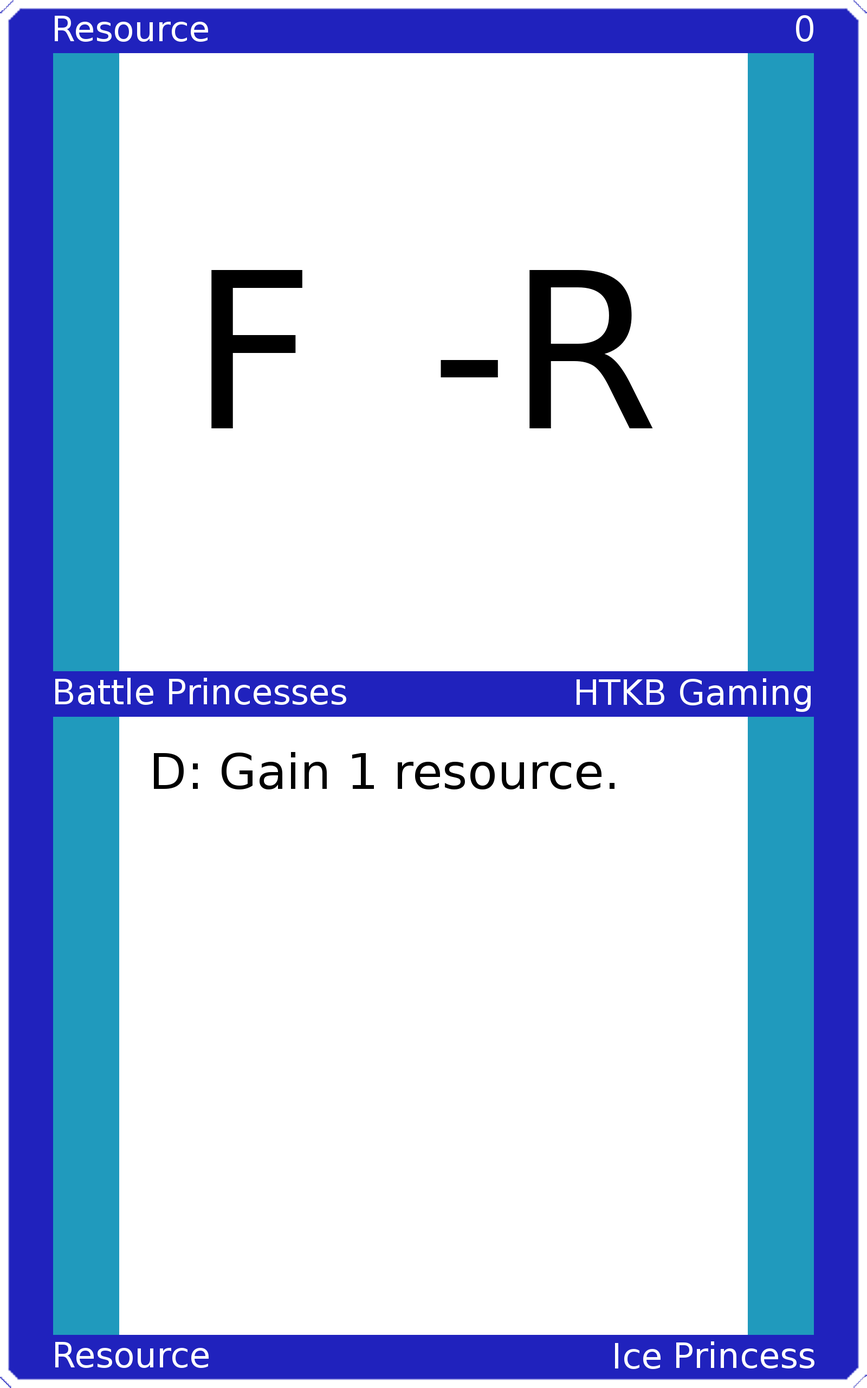
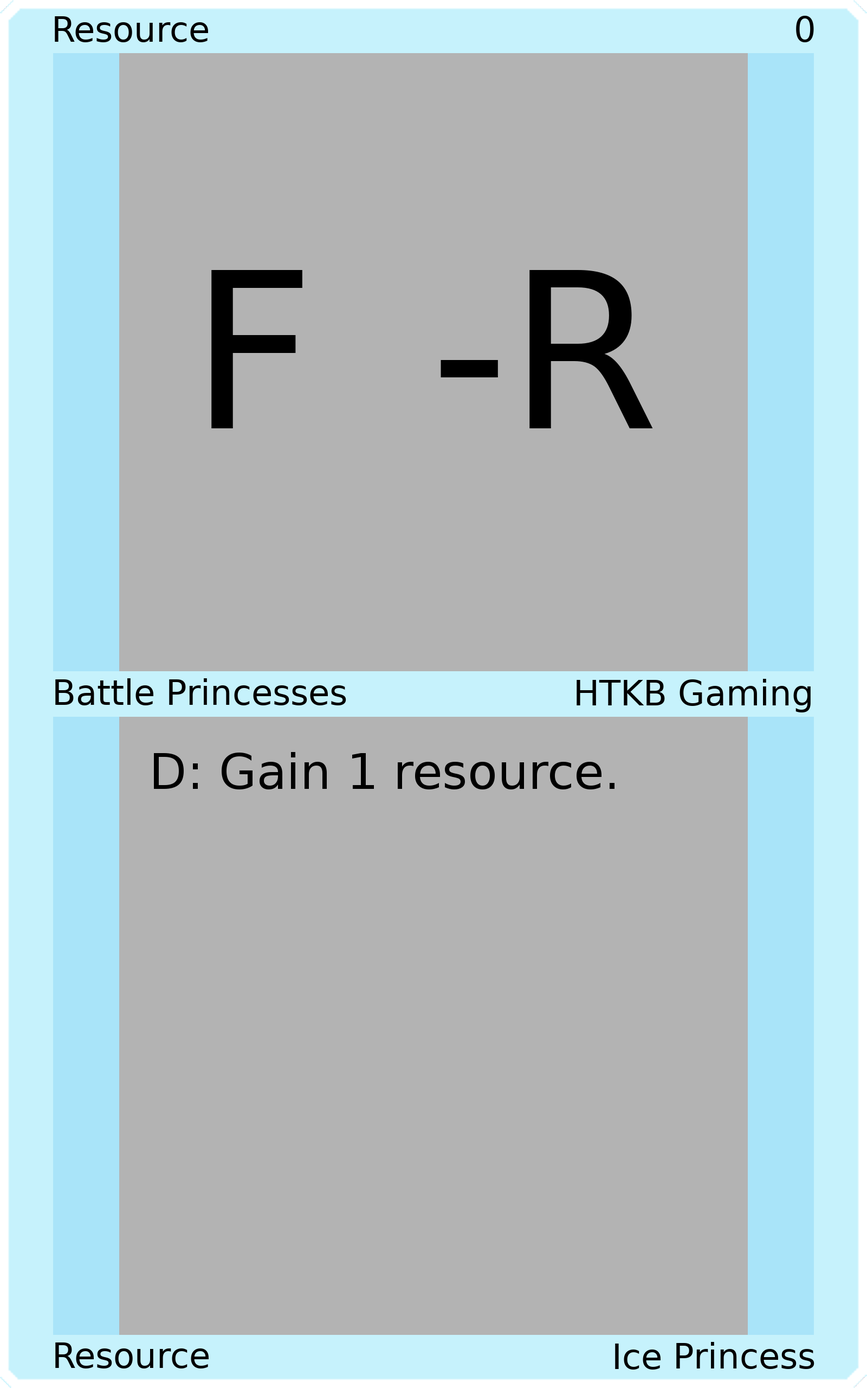
Two versions of the same layered image (867 x 1388). Layer-by-layer changes:
painted on "Upper Left" over [54, 15, 209, 43]
painted on "Upper Right" over [796, 15, 815, 43]
painted on "Mid Left" over [55, 677, 347, 706]
painted on "Mid Right" over [576, 678, 811, 713]
painted on "Bottom Left" over [55, 1341, 209, 1369]
painted on "Bottom Right" over [615, 1340, 815, 1370]
painted on "Border" over [0, 0, 867, 1388]
painted on "Top Background" over [119, 52, 748, 673]
painted on "Bottom Background" over [119, 715, 748, 1336]
painted on "Background" over [35, 35, 832, 1352]
